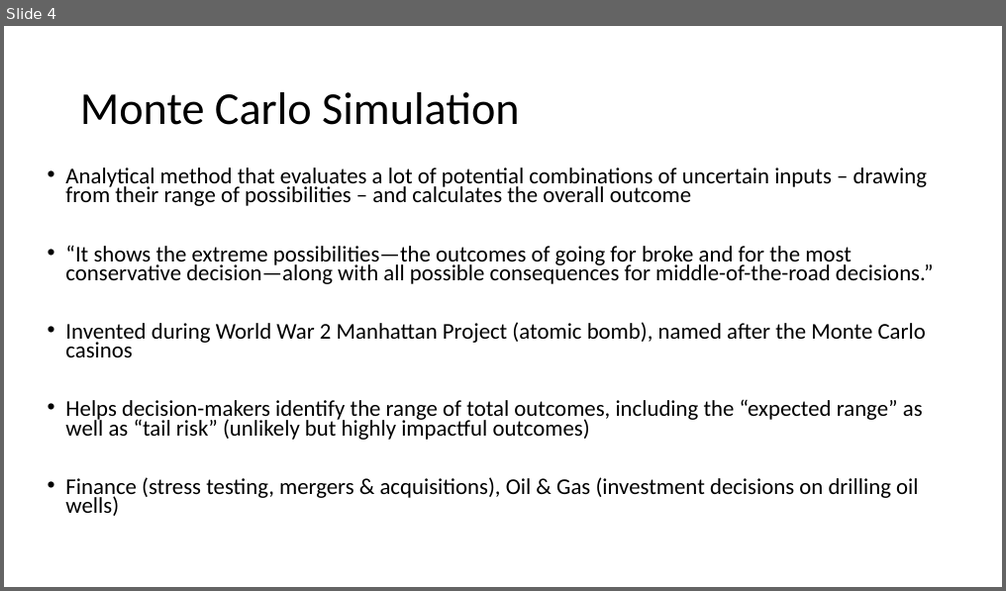
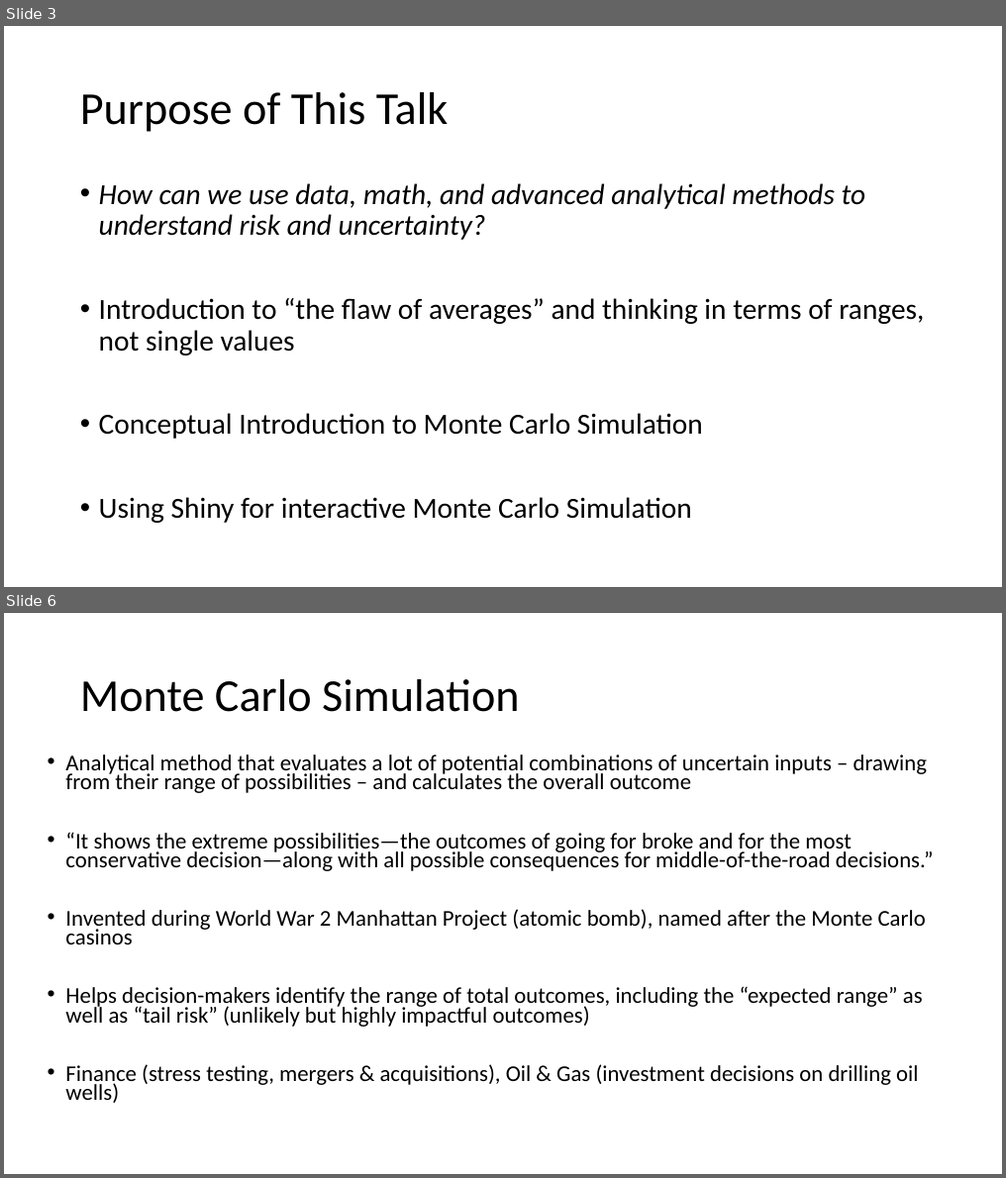
Before and after one commit to datadrivensupplychain/montecarlo_simulation, a slide deck: Monte Carlo Simulation training - no logo.pptx. Shown one above the other, each under a label of ours: slide 4 before the commit, slides 3 and 6 after it; the slides between them are not shown. The pictures are 1006x591 and 1006x1178 pixels, drawn with LibreOffice and Linux fonts; fonts in the diff are those of the drawing. Boxes give left, top, right and bottom in pixels: in the first picture for what was removed or moved away, otherwise in the second. Text is boxed around its words. In the diff, an @@ line names an element or a change of style, - is before the commit and + after.

```diff
--- a/Monte Carlo Simulation training - no logo.pptx
+++ b/Monte Carlo Simulation training - no logo.pptx
@@ slide 3 added at bbox=[4, 26, 1002, 587], background #FFFFFF @@
@@ title added at bbox=[80, 92, 449, 132], 44 pt, text #000000 @@
+Purpose of This Talk
@@ text added at bbox=[99, 183, 924, 523], 28 pt, text #000000 @@
+• How can we use data, math, and advanced analytical methods to understand risk and uncertainty?
+• Introduction to “the flaw of averages” and thinking in terms of ranges, not single values
+• Conceptual Introduction to Monte Carlo Simulation
+• Using Shiny for interactive Monte Carlo Simulation
@@ what was slide 4 is now slide 6 @@
```
Also in this commit, not shown: 5 slides changed, 1 other slide added.
